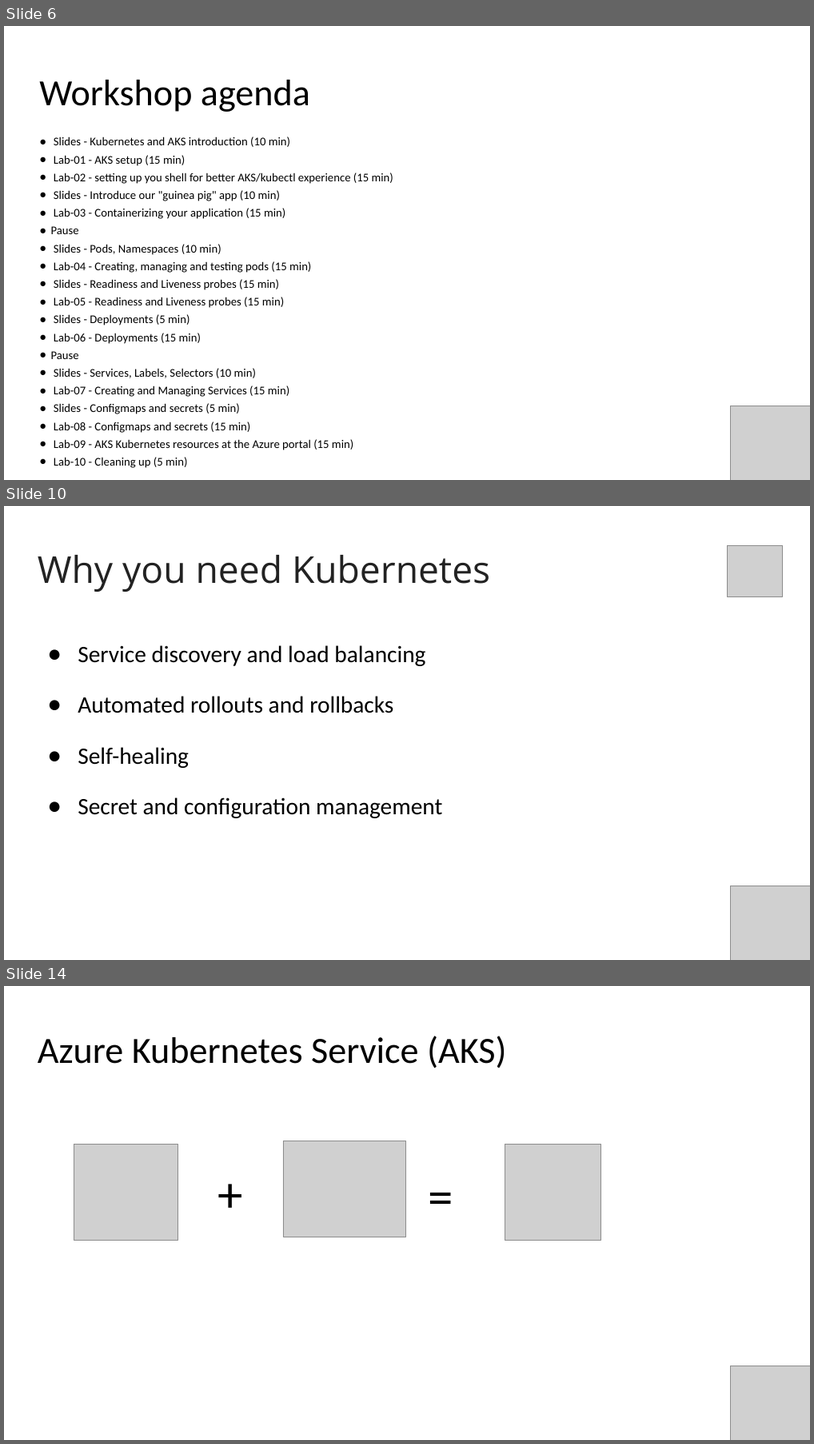
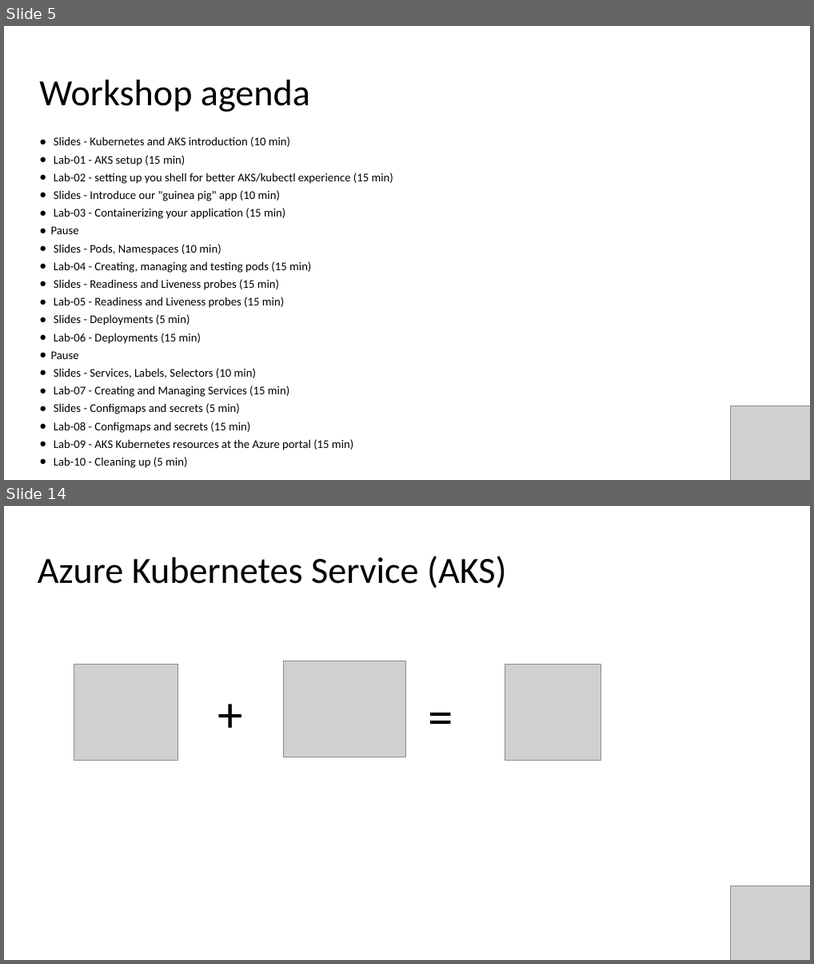
Before and after one commit to evgenyb/aks-workshops, a slide deck: 01-aks-and-k8s-101/slides/Introduction to AKS.pptx. Shown one above the other, each under a label of ours: slides 6, 10 and 14 before the commit, slides 5 and 14 after it; the slides between them are not shown. The pictures are 814x1444 and 814x964 pixels, drawn with LibreOffice and Linux fonts; fonts in the diff are those of the drawing; grey boxes stand for pictures. Boxes give left, top, right and bottom in pixels: in the first picture for what was removed or moved away, otherwise in the second. Text is boxed around its words. In the diff, an @@ line names an element or a change of style, - is before the commit and + after.

```diff
--- a/01-aks-and-k8s-101/slides/Introduction to AKS.pptx
+++ b/01-aks-and-k8s-101/slides/Introduction to AKS.pptx
@@ slide 10 removed at (x1=4, y1=506, x2=810, y2=960), background #FFFFFF @@
@@ picture removed at (x1=727, y1=545, x2=783, y2=596) @@
@@ title removed at (x1=38, y1=555, x2=490, y2=592) @@
-Why you need Kubernetes
@@ text removed at (x1=78, y1=645, x2=442, y2=818) @@
-● Service discovery and load balancing
-● Automated rollouts and rollbacks
-● Self-healing
-● Secret and configuration management
@@ picture removed at (x1=731, y1=885, x2=810, y2=960) @@
@@ what was slide 6 is now slide 5 @@
```
Also in this commit, not shown: 2 slides changed, 8 slides added, 7 other slides removed, 1 other file.
